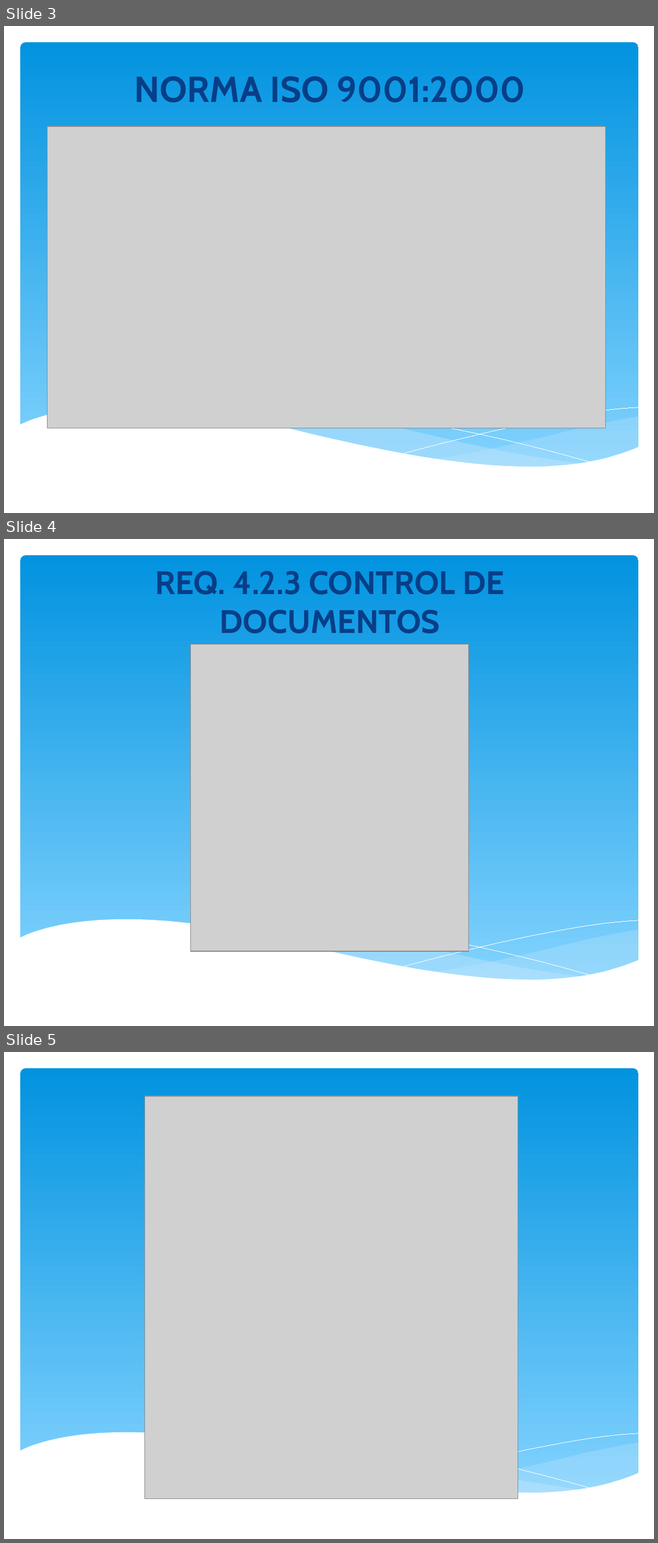
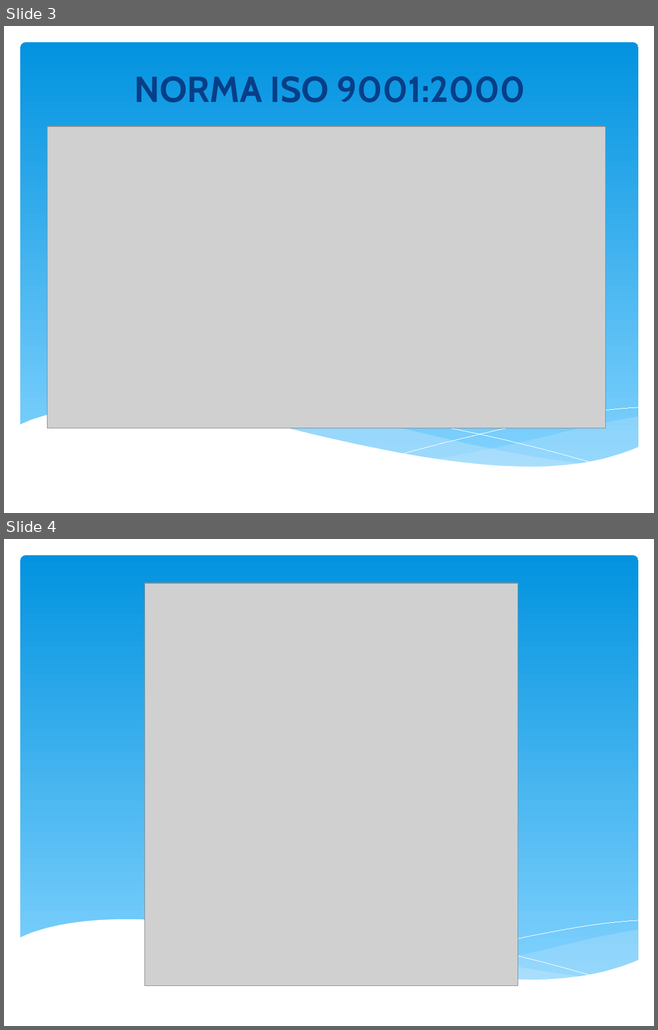
Before and after one commit to orlysemperfi/tp3-contratos-clientes, a slide deck: ITERACION 5/SUB ITERACION 4/PPT TP3 PRES04.pptx. Shown one above the other, each under a label of ours: slides 3, 4 and 5 before the commit, slides 3 and 4 after it. The pictures are 658x1543 and 658x1030 pixels, drawn with LibreOffice and Linux fonts; fonts in the diff are those of the drawing; grey boxes stand for pictures; background and template pictures are left out. Boxes give left, top, right and bottom in pixels: in the first picture for what was removed or moved away, otherwise in the second. Text is boxed around its words. In the diff, an @@ line names an element or a change of style, - is before the commit and + after.

```diff
--- a/ITERACION 5/SUB ITERACION 4/PPT TP3 PRES04.pptx
+++ b/ITERACION 5/SUB ITERACION 4/PPT TP3 PRES04.pptx
@@ slide 4 removed at (x1=4, y1=539, x2=654, y2=1026), background picture (left out); not listed: 6 template elements that a slide beside it also shows @@
@@ title removed at (x1=155, y1=571, x2=504, y2=634) @@
-REQ. 4.2.3 CONTROL DE DOCUMENTOS
@@ picture removed at (x1=190, y1=644, x2=468, y2=951) @@
@@ what was slide 5 is now slide 4 @@
```
Also in this commit, not shown: 1 slide changed.
